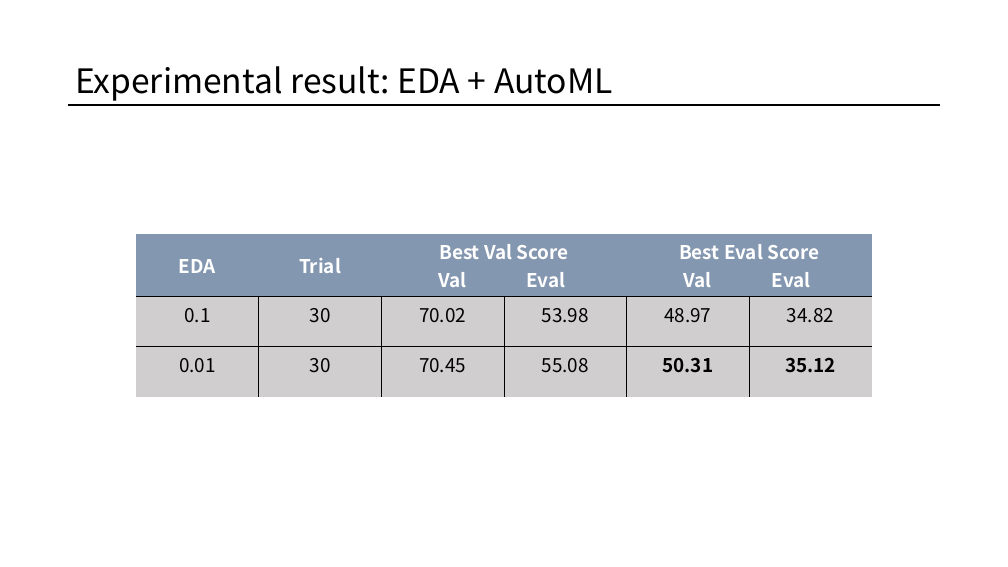
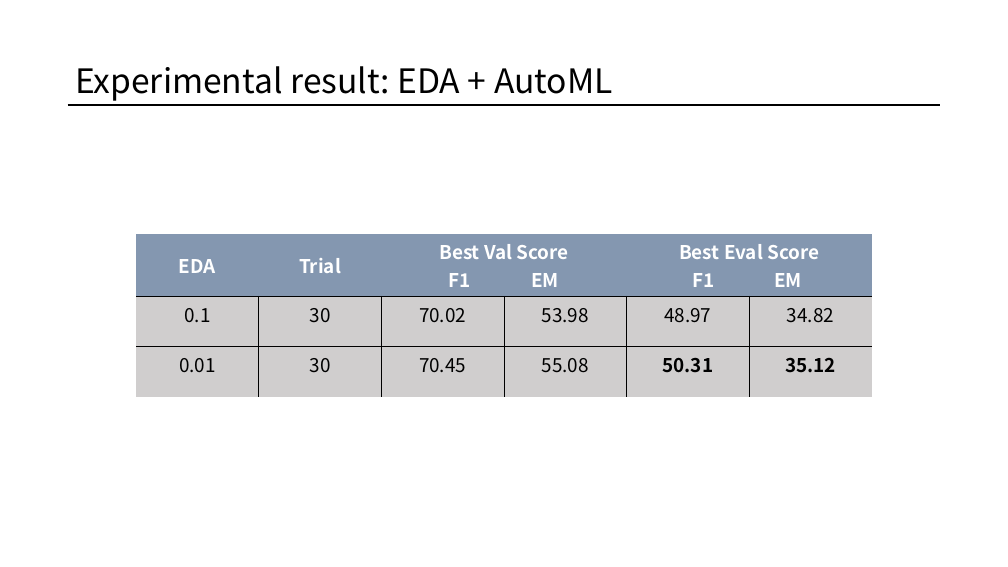
Before and after one commit to qkrwnstj306/Theory, a slide deck: slide 19 of PPT/DIstilBERT Final.pptx. Drawn at 1008x567 pixels with LibreOffice and Linux fonts; fonts in the diff are those of the drawing. Boxes give left, top, right and bottom in pixels: in the first picture for what was removed or moved away, otherwise in the second. Text is boxed around its words. In the diff, an @@ line names an element or a change of style, - is before the commit and + after.

```diff
--- a/PPT/DIstilBERT Final.pptx
+++ b/PPT/DIstilBERT Final.pptx
@@ table at [136, 234, 871, 389] @@
-row 1, column 3: Best Val Score Val Eval
+row 1, column 3: Best Val Score F1 EM
-row 1, column 5: Best Eval Score Val Eval
+row 1, column 5: Best Eval Score F1 EM
```
Also in this commit, not shown: 1 other file.
